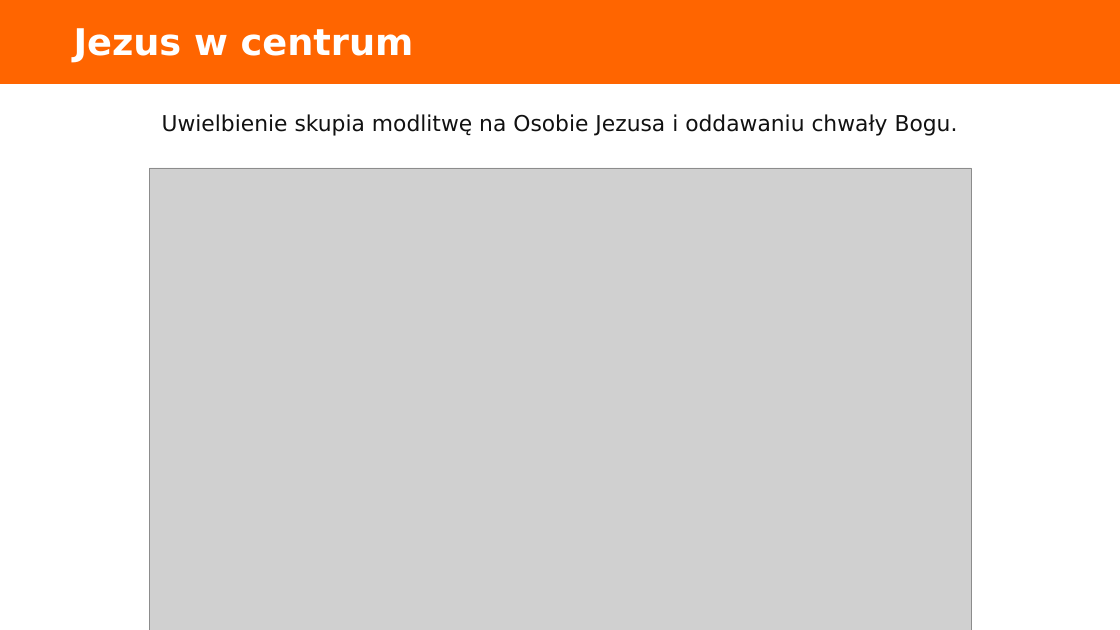
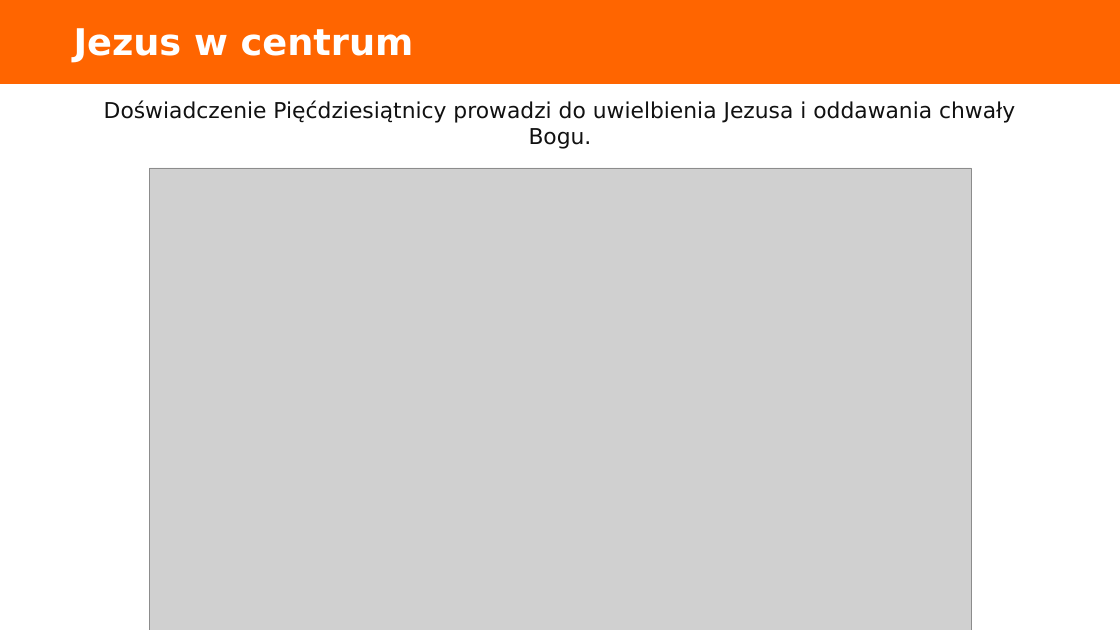
Before and after one commit to folkien/teachings, a slide deck: slide 2 of issue_kurs_kamch_lubecko/4.uwielbienie/dyrektorium_2017_uwielbienie_prezentacja.pptx. Drawn at 1120x630 pixels with LibreOffice and Linux fonts; fonts in the diff are those of the drawing; grey boxes stand for pictures. Boxes give left, top, right and bottom in pixels: in the first picture for what was removed or moved away, otherwise in the second. Text is boxed around its words. In the diff, an @@ line names an element or a change of style, - is before the commit and + after.

```diff
--- a/issue_kurs_kamch_lubecko/4.uwielbienie/dyrektorium_2017_uwielbienie_prezentacja.pptx
+++ b/issue_kurs_kamch_lubecko/4.uwielbienie/dyrektorium_2017_uwielbienie_prezentacja.pptx
@@ text at (104, 100, 1015, 149): text changed @@
-Uwielbienie skupia modlitwę na Osobie Jezusa i oddawaniu chwały Bogu.
+Doświadczenie Pięćdziesiątnicy prowadzi do uwielbienia Jezusa i oddawania chwały Bogu.
```
Also in this commit, not shown: 1 other slide changed, 2 slides added, 1 slide removed, 37 other files.
